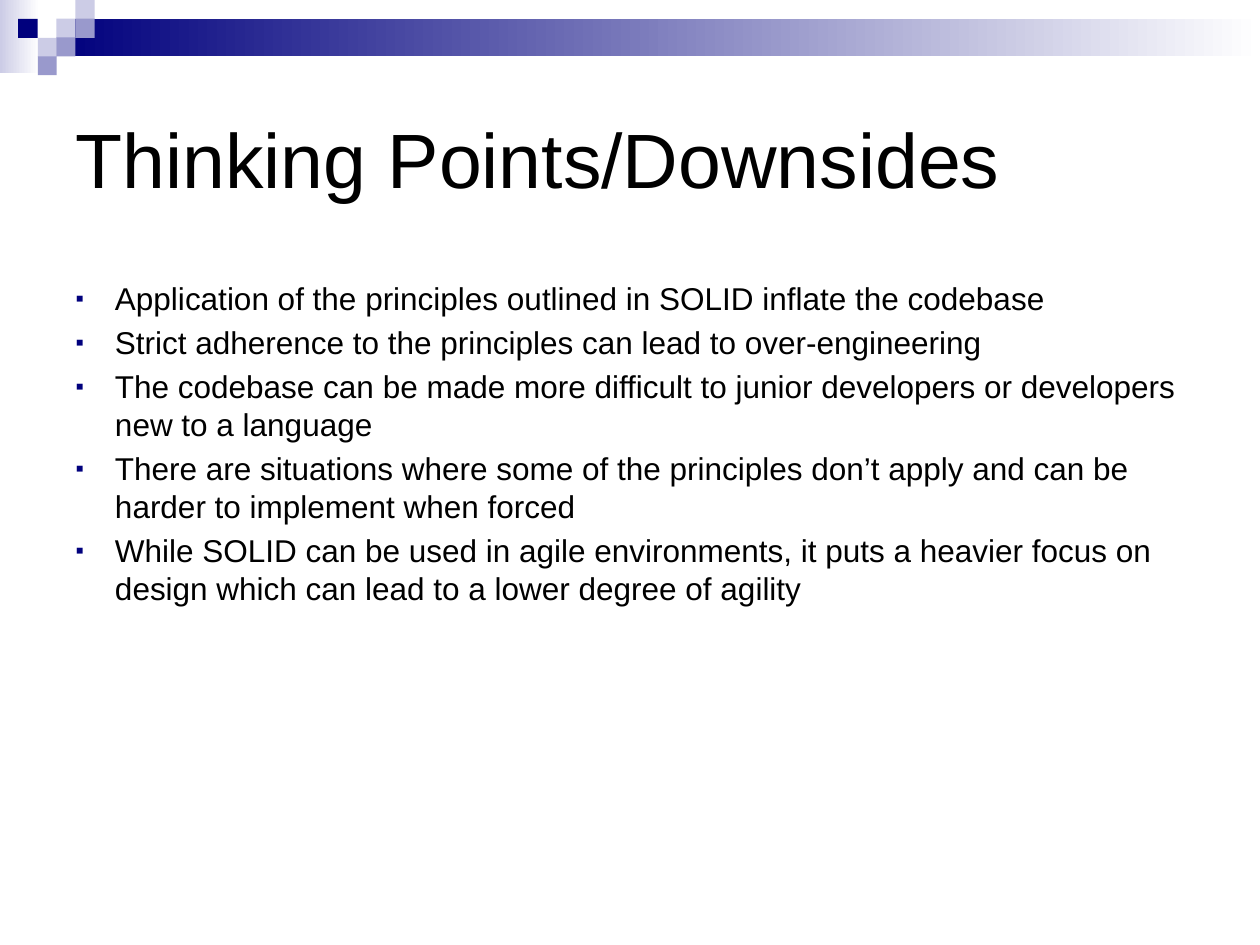
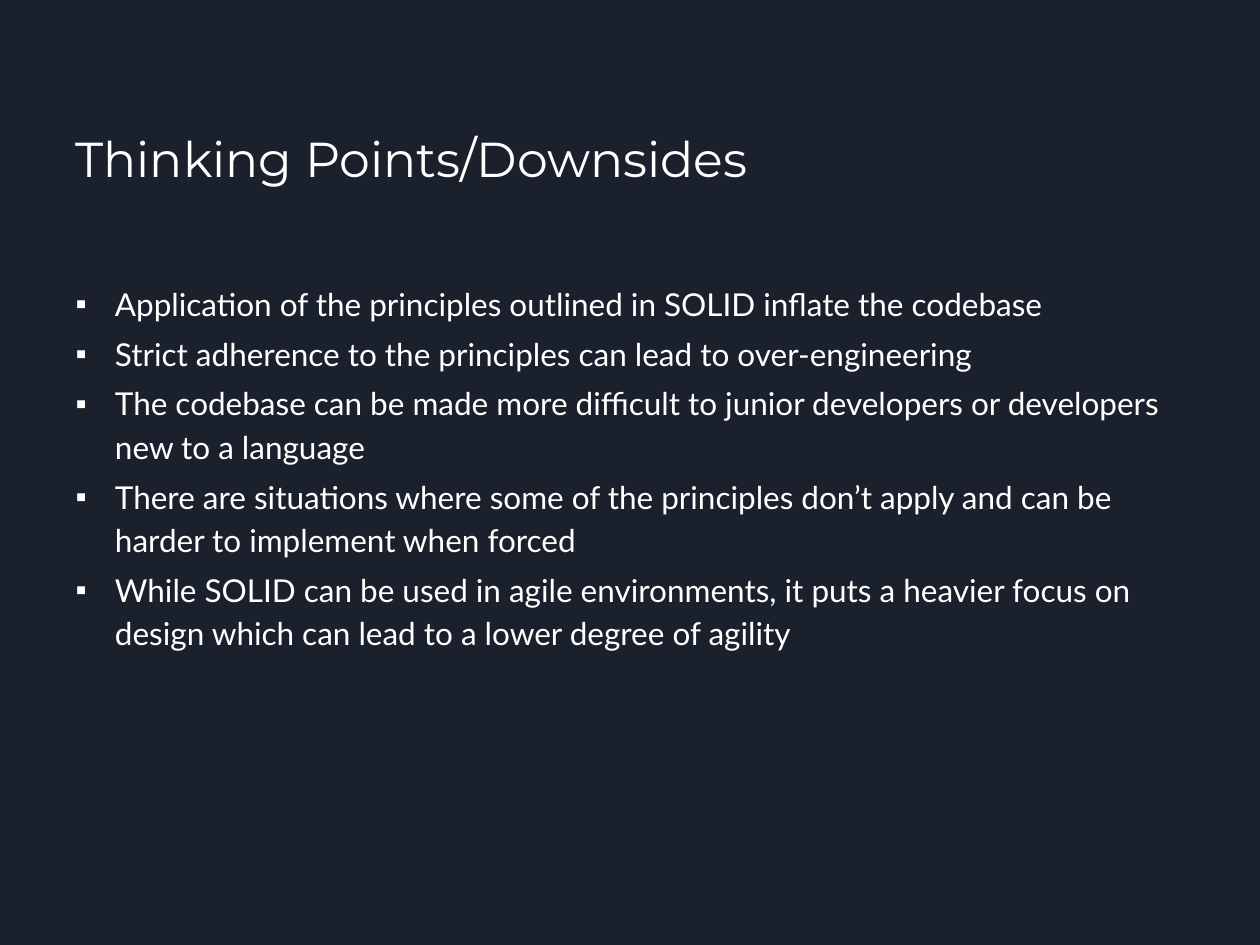
Before and after one commit to apatequil/SOLIDPrinciples.TS, a slide deck: slide 11 of src/documentation/presentation.pptx. Drawn at 1260x945 pixels with LibreOffice and Linux fonts; fonts in the diff are those of the drawing. Boxes give left, top, right and bottom in pixels: in the first picture for what was removed or moved away, otherwise in the second. Text is boxed around its words. In the diff, an @@ line names an element or a change of style, - is before the commit and + after.

Commit message:
Updated presentation to new format and minor fixes

```diff
--- a/src/documentation/presentation.pptx
+++ b/src/documentation/presentation.pptx
@@ background #FFFFFF to #1B212C @@
@@ group removed at box(0, 0, 1260, 76): 9 rectangles @@
@@ title "Thinking Points/Downsides" at box(76, 135, 747, 187): size 44 to 28 pt, font Arial to Montserrat, text colour #000000 to #FFFFFF @@
@@ text "Application of the principles outlined ..." at box(115, 292, 1159, 651): font Arial to Lato, text colour #000000 to #FFFFFF; line spacing 1 to 1.15; less space between paragraphs; bullet colour #00007D to #FFFFFF @@
```
Also in this commit, not shown: 10 other slides changed.
